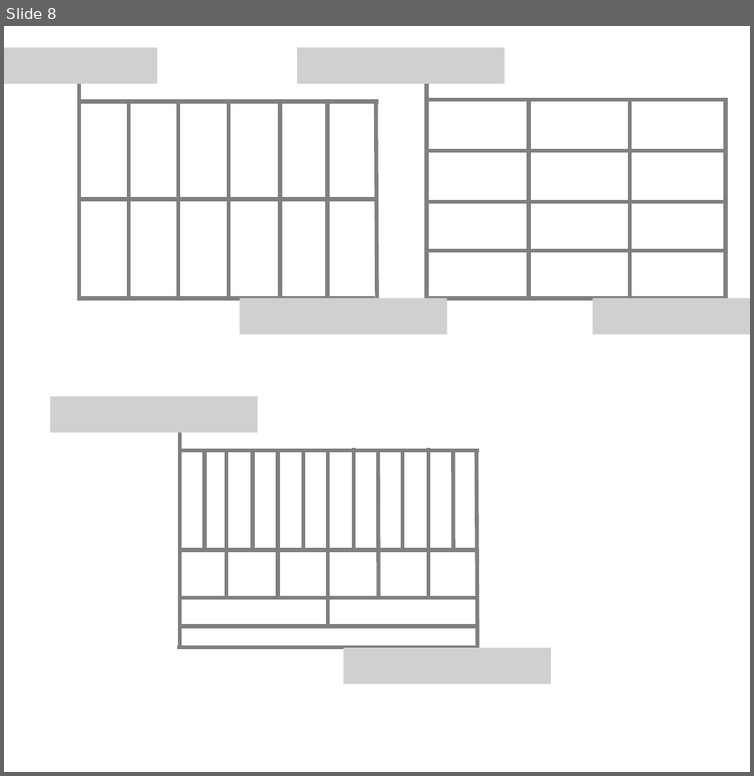
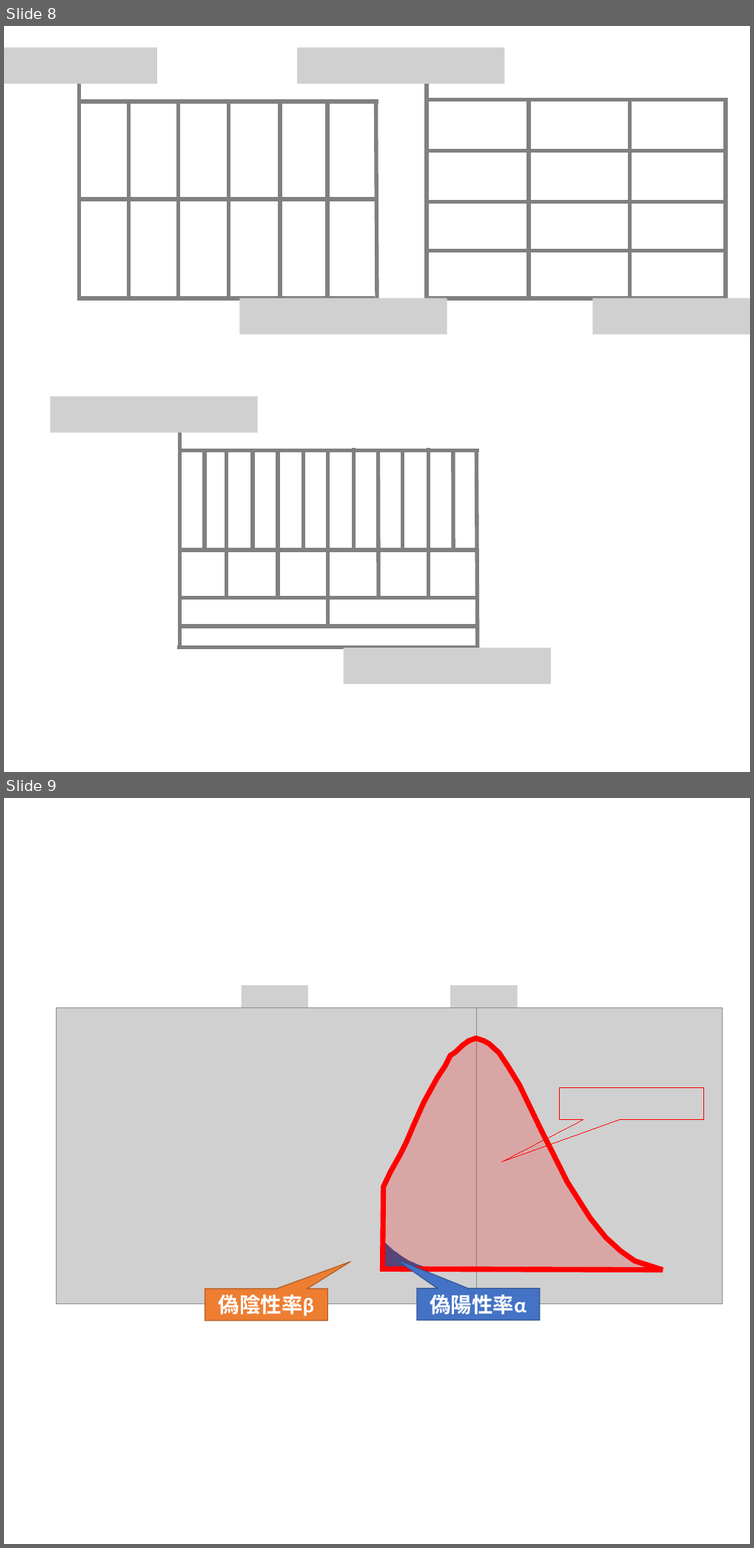
Before and after one commit to Yujingoto/math, a slide deck: figures/figure.pptx. Shown one above the other, each under a label of ours: slide 8 before the commit, slides 8 and 9 after it. The pictures are 754x776 and 754x1548 pixels, drawn with LibreOffice and Linux fonts; fonts in the diff are those of the drawing; grey boxes stand for pictures. Boxes give left, top, right and bottom in pixels: in the first picture for what was removed or moved away, otherwise in the second. Text is boxed around its words. In the diff, an @@ line names an element or a change of style, - is before the commit and + after.

```diff
--- a/figures/figure.pptx
+++ b/figures/figure.pptx
@@ slide 9 added at (4, 798, 750, 1544), background #FFFFFF @@
@@ picture added at (242, 985, 308, 1024) @@
@@ picture added at (450, 985, 518, 1024) @@
@@ picture added at (57, 1007, 476, 1304) @@
@@ picture added at (227, 1007, 723, 1304) @@
@@ freeform shape added at (382, 1038, 662, 1270), fill #FF0000 at 20% opacity, outline #FF0000 6 pt @@
@@ picture added at (559, 1088, 703, 1119) @@
@@ freeform shape added at (384, 1241, 432, 1270), fill #2F5597, outline #2F5597 1 pt @@
@@ speech box added at (205, 1289, 327, 1320), fill #ED7D31, outline #AF5C24 1 pt, 24 pt, text #FFFFFF, bold @@
+偽陰性率β
@@ speech box added at (417, 1288, 540, 1320), fill #4472C4, outline #325491 1 pt, 24 pt, text #FFFFFF, bold @@
+偽陽性率α
```
Also in this commit, not shown: 3 other files.
